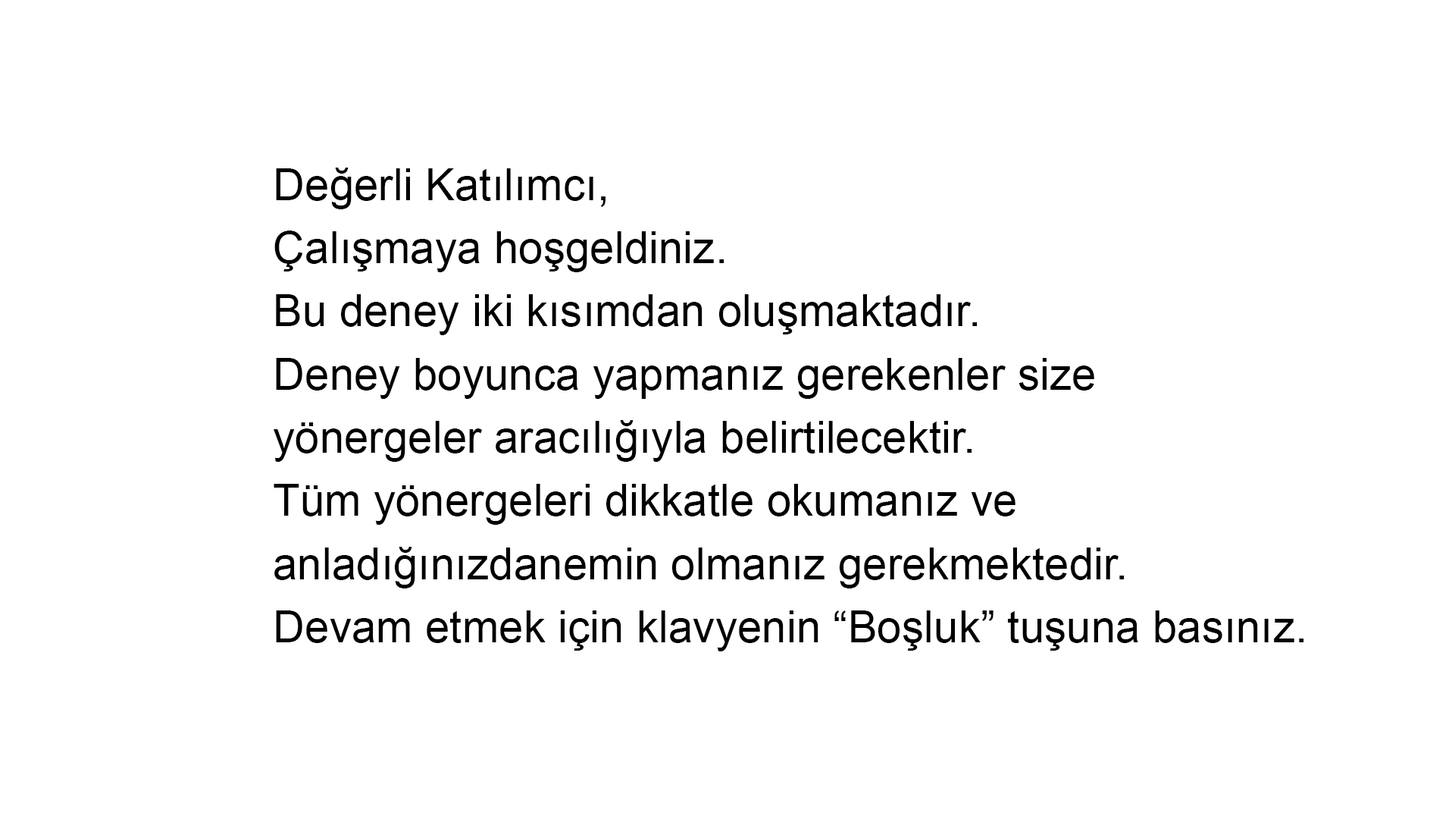
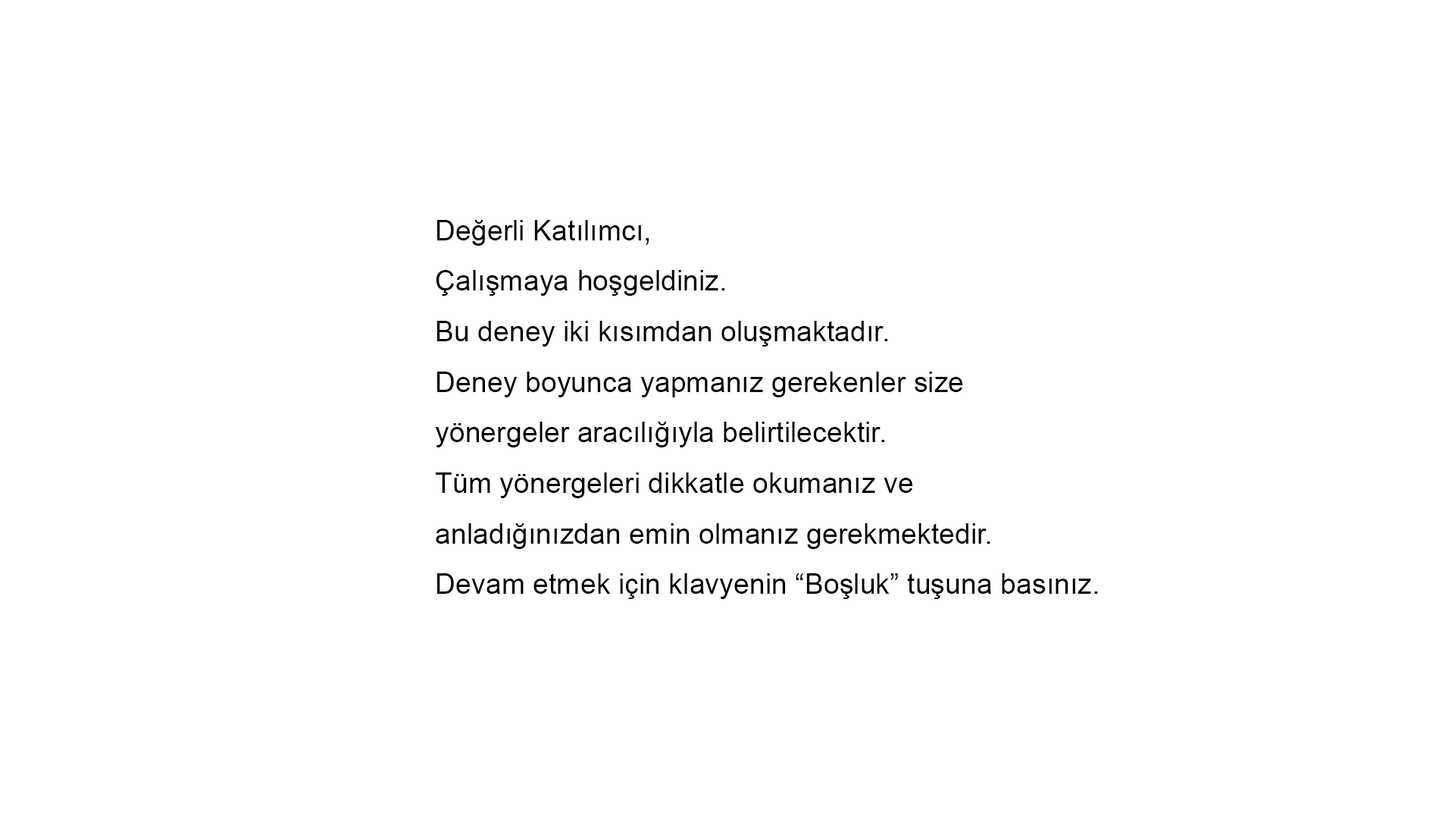
Two versions of the same layered image (1455x819). Layer-by-layer changes:
painted on "Değerli Katılımcı, Çalışmaya hoşgeldiniz. Bu deney iki kısımdan" over [273, 167, 1305, 652]
